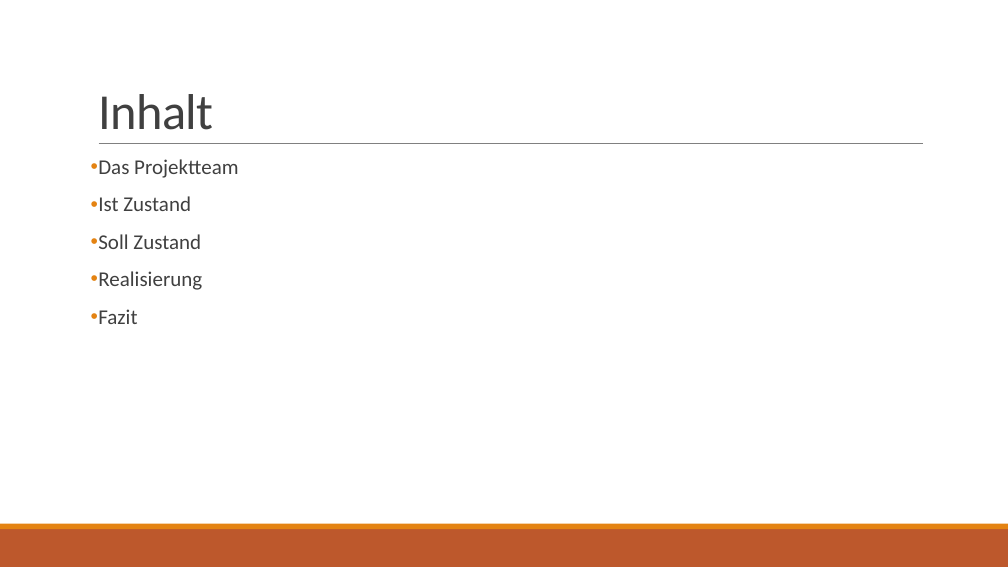
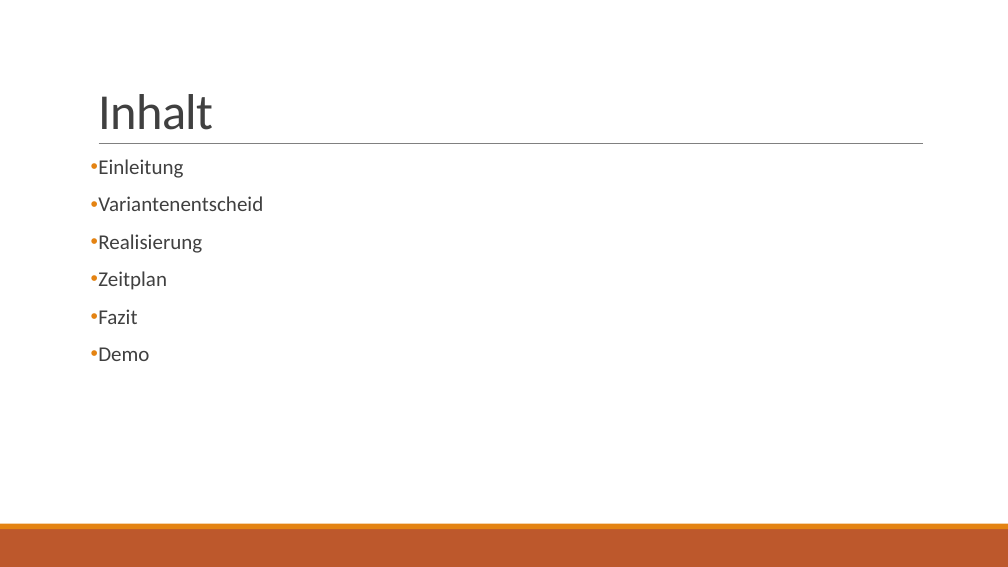
Before and after one commit to raphael-s/M306, a slide deck: slide 2 of docs/Projektpräsentation.pptx. Drawn at 1008x567 pixels with LibreOffice and Linux fonts; fonts in the diff are those of the drawing. Boxes give left, top, right and bottom in pixels: in the first picture for what was removed or moved away, otherwise in the second. Text is boxed around its words. In the diff, an @@ line names an element or a change of style, - is before the commit and + after.

Commit message:
presentation modified

```diff
--- a/docs/Projektpräsentation.pptx
+++ b/docs/Projektpräsentation.pptx
@@ text at [98, 159, 263, 211]: text changed @@
-• Das Projektteam
-• Ist Zustand
-• Soll Zustand
+• Einleitung
+• Variantenentscheid
@@ text at [98, 271, 167, 290]: paragraph added @@
+• Zeitplan
@@ text at [98, 347, 149, 361]: paragraph added @@
+• Demo
```
Also in this commit, not shown: 8 slides added.
